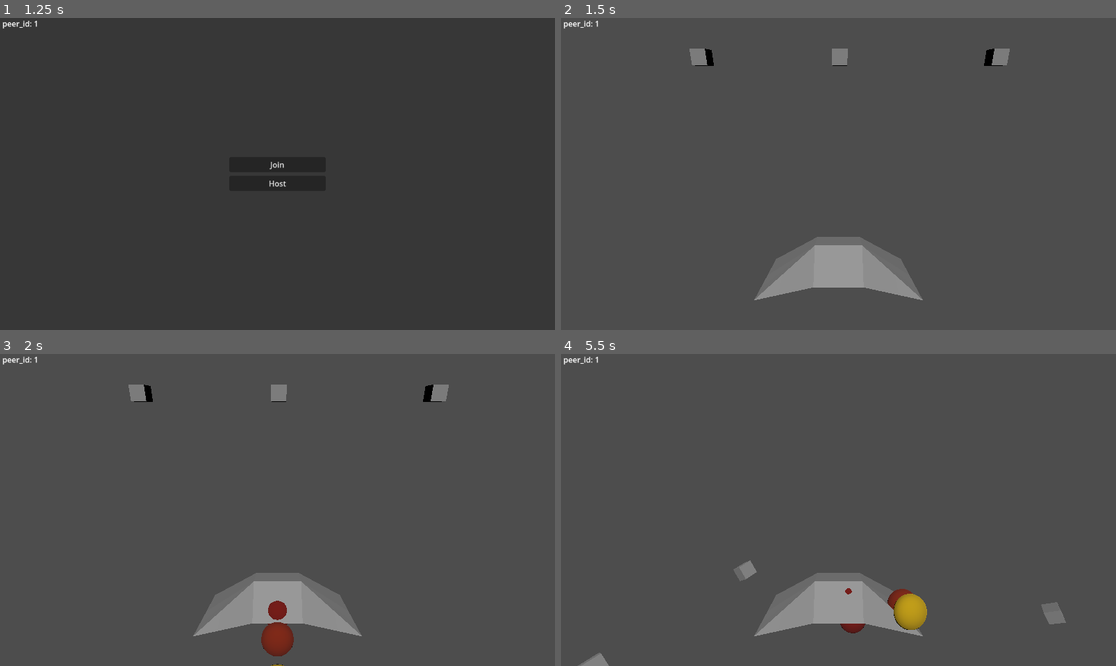
Above: before the commit, frames 1-4 (two rows, left to right).
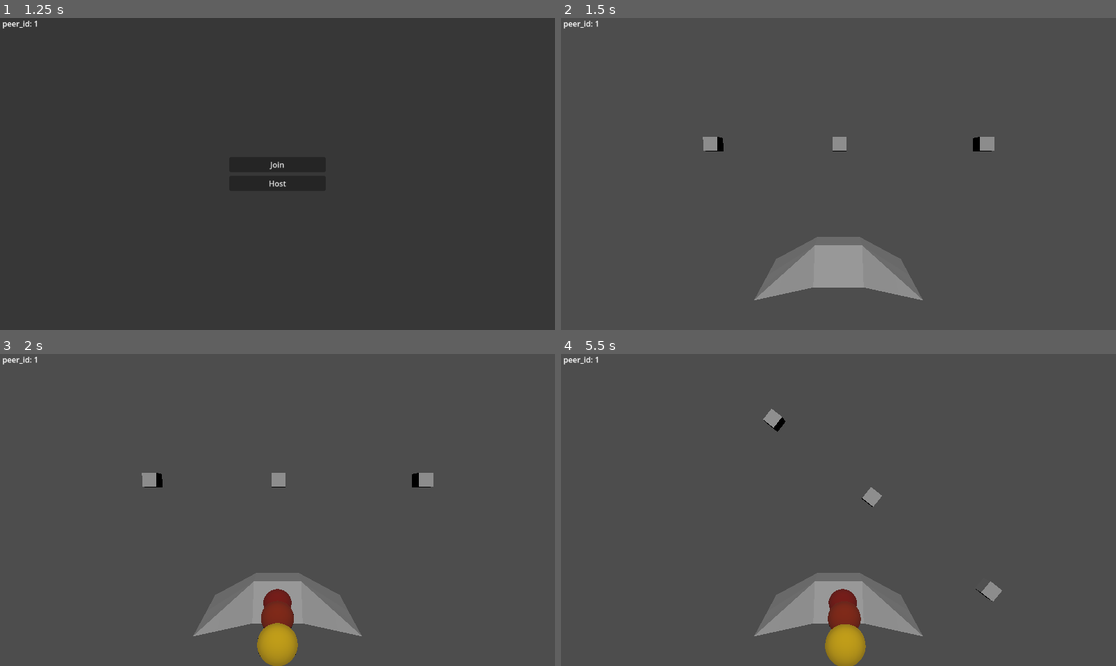
Above: after the commit, the same moments.

Repository: MathArtTechnologies/deivid-v-space
Game: Godot game, scene res://scenes/sand_box/MovementTest.tscn
Same seed, same stepped clock (60 frames per second), same inputs: the game is played once before the commit and once after it.
Inputs (mouse positions are in pixels of both pictures, inside the frame that each line leads up to):
- Up to frame 1 (1.25 s): tap Enter at 0.5 s; move the mouse to (399, 158) at 0.52 s; hold D (right_tilt) from 0.53 s (still down)
- Up to frame 2 (1.5 s): release D (right_tilt) at 1.25 s; click "Host" at 1.25 s
- Up to frame 3 (2 s): no input
- Up to frame 4 (5.5 s): move the mouse to (727, 525) at 2.02 s; hold S (backward) 2.03-2.78 s; move the mouse to (894, 441) at 2.77 s; hold D (right_tilt) 2.78-3.53 s; move the mouse to (810, 572) at 3.52 s; hold W (forward) 3.53-4.28 s; move the mouse to (1005, 556) at 4.27 s; hold A (left_tilt) from 4.28 s (still down); move the mouse to (672, 463) at 5.02 s

Frame 1 is identical in both runs. In frame 2, 1.1% of the frame differs, in the area x 23-81%, y 9-43%; in frame 3, 2.2%; in frame 4, 2.9%, in the area x 3-91%, y 17-100%.

Commit message:
tweak this values

Diff:
--- a/scripts/characters/spaceship.gd
+++ b/scripts/characters/spaceship.gd
@@ -6,8 +6,8 @@
 
 var camera : Camera3D
 
-var rotation_speed : float = 20.0
-var movement_speed : float = 1.5
+var rotation_speed : float = 1.5
+var movement_speed : float = 20
 
 func _ready() -> void:
 	self.character_velocity_comp = $CharacterVelocityComp
